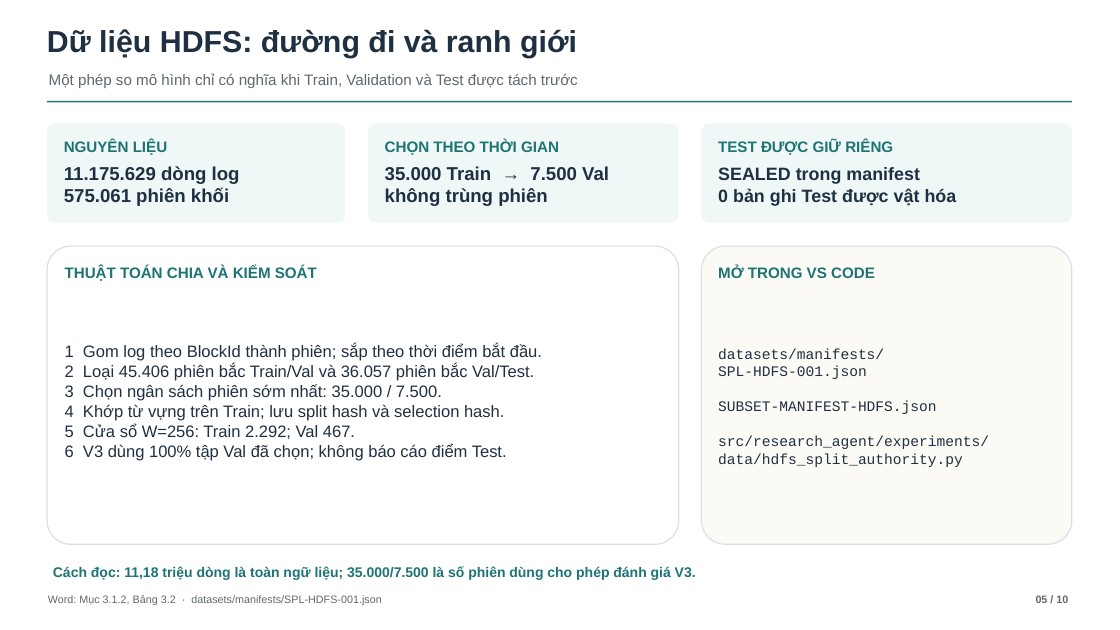
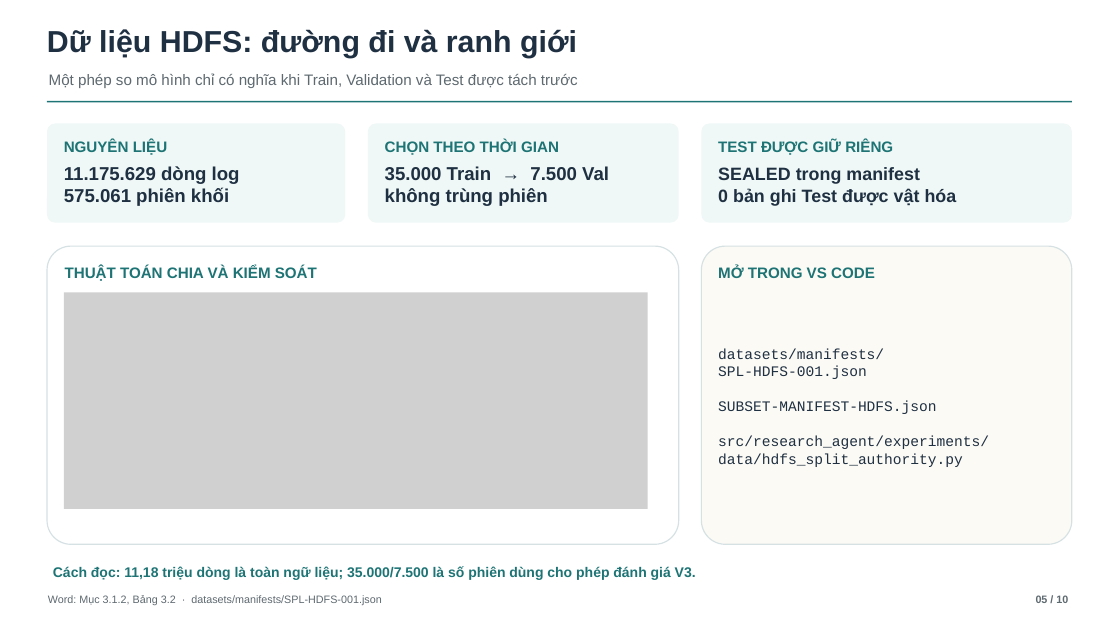
Before and after one commit to Minhlike/chuyen-de-chuyen-sau, a slide deck: slide 5 of bao-ve/Bao-cao-chuyen-de-10-slide-v4.pptx. Drawn at 1120x630 pixels with LibreOffice and Linux fonts; fonts in the diff are those of the drawing; grey boxes stand for pictures. Boxes give left, top, right and bottom in pixels: in the first picture for what was removed or moved away, otherwise in the second. Text is boxed around its words. In the diff, an @@ line names an element or a change of style, - is before the commit and + after.

```diff
--- a/bao-ve/Bao-cao-chuyen-de-10-slide-v4.pptx
+++ b/bao-ve/Bao-cao-chuyen-de-10-slide-v4.pptx
@@ picture added at (64, 292, 648, 509) @@
@@ text removed at (65, 344, 542, 460) @@
-1 Gom log theo BlockId thành phiên; sắp theo thời điểm bắt đầu.
-2 Loại 45.406 phiên bắc Train/Val và 36.057 phiên bắc Val/Test.
-3 Chọn ngân sách phiên sớm nhất: 35.000 / 7.500.
-4 Khớp từ vựng trên Train; lưu split hash và selection hash.
-5 Cửa sổ W=256: Train 2.292; Val 467.
-6 V3 dùng 100% tập Val đã chọn; không báo cáo điểm Test.
```
Also in this commit, not shown: 6 other slides changed, 1 other file.
